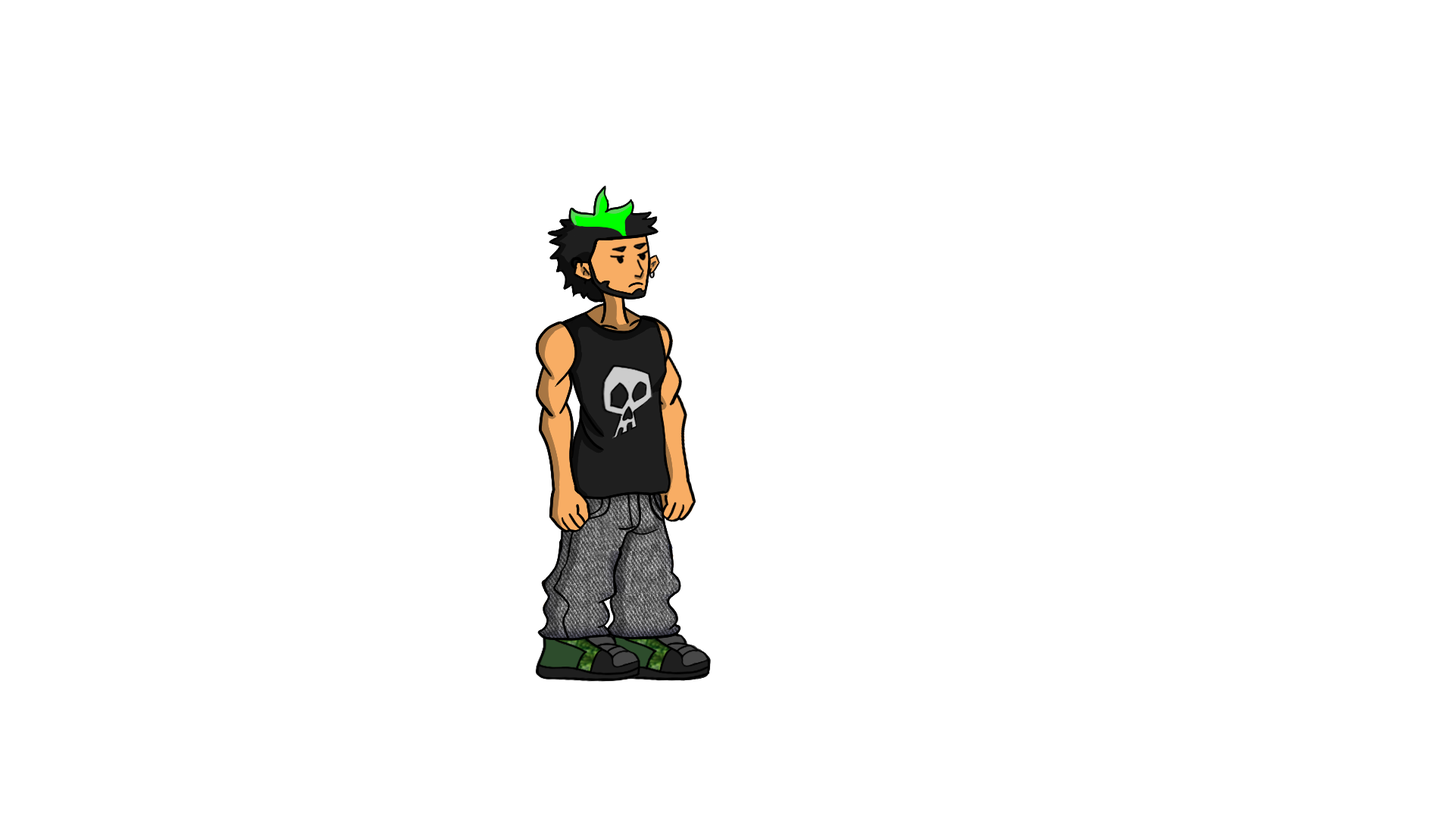
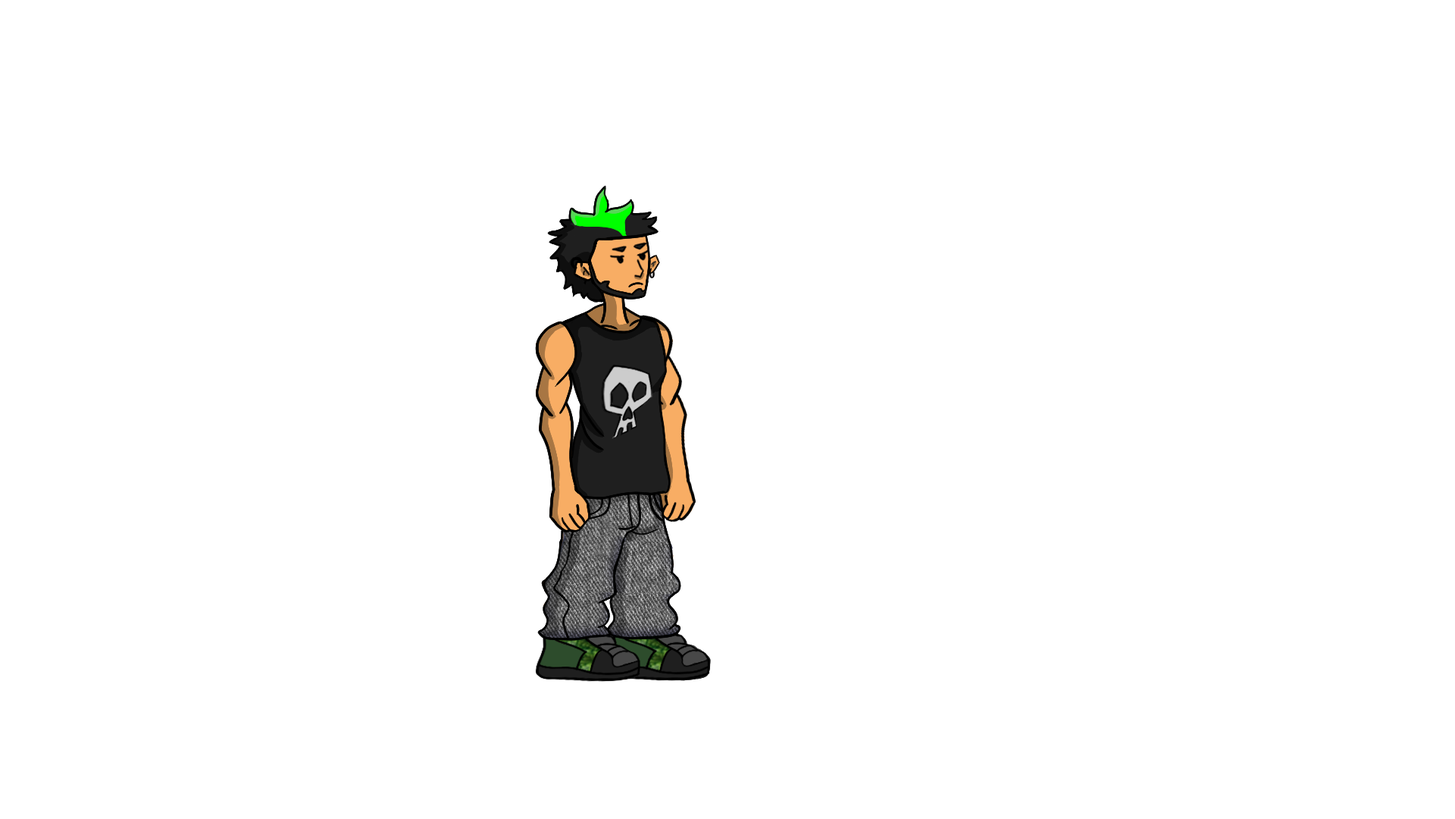
Layered file, before and after one edit (1455×819). Changes by layer:
moved "Pierna Izq" above "Pierna Der" over box(558, 531, 625, 590)
moved "Pierna Der" above "Pantalon" over box(612, 535, 674, 590)
